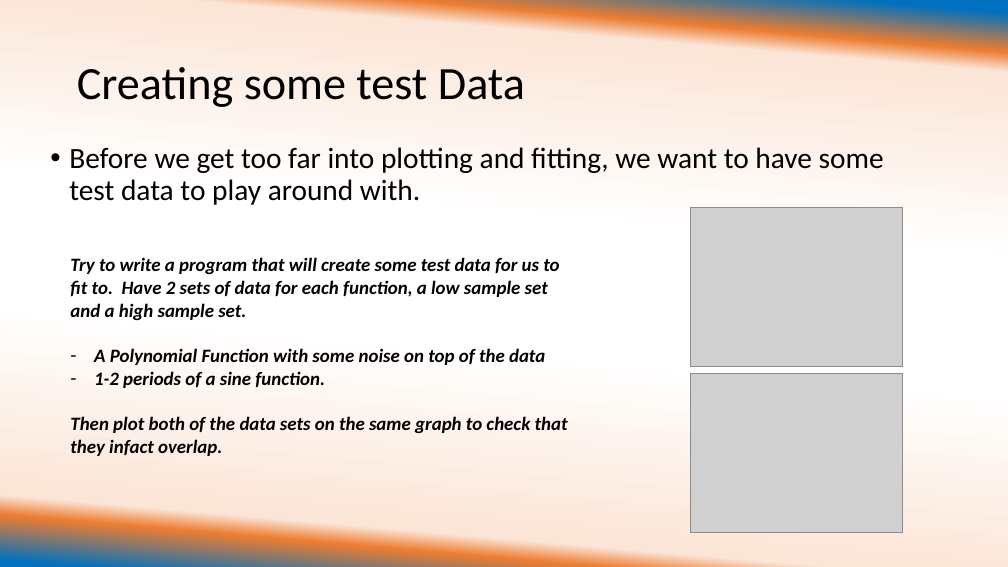
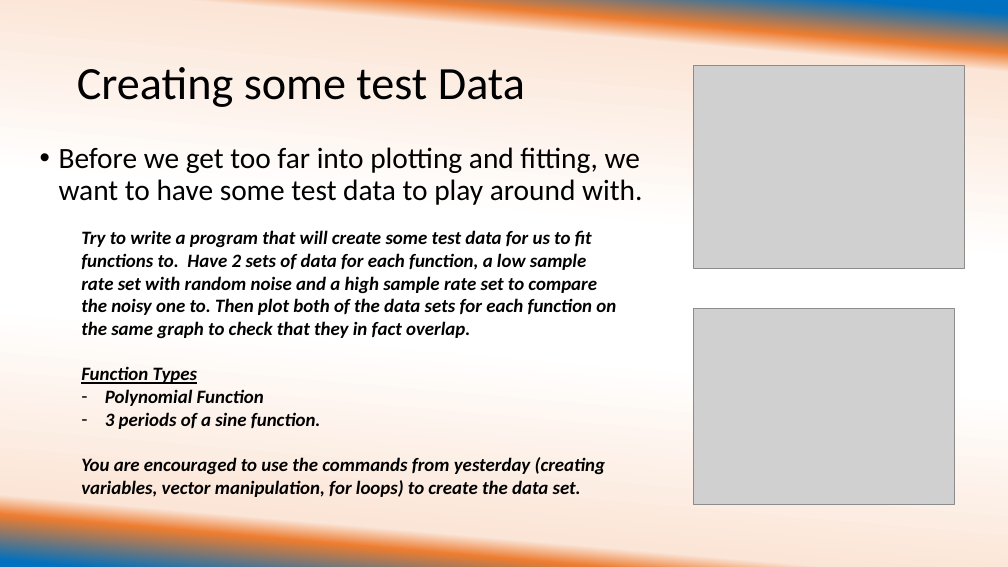
Before and after one commit to ehuemill/Intro-to-Matlab, a slide deck: slide 4 of Day 2 of Crash Course/University of Illinois REU Introduction to Matlab Day.pptx. Drawn at 1008x567 pixels with LibreOffice and Linux fonts; fonts in the diff are those of the drawing; grey boxes stand for pictures. Boxes give left, top, right and bottom in pixels: in the first picture for what was removed or moved away, otherwise in the second. Text is boxed around its words. In the diff, an @@ line names an element or a change of style, - is before the commit and + after.

Commit message:
Finishing Touches on Presentations
I finished up Day 2, changed the spelling of MATLAB to be all caps
throughout, and made sure that the "This is what mine looks like" was
included for each example in both days.

```diff
--- a/Day 2 of Crash Course/University of Illinois REU Introduction to Matlab Day.pptx
+++ b/Day 2 of Crash Course/University of Illinois REU Introduction to Matlab Day.pptx
@@ picture added at <box>694,66,965,268</box> @@
@@ text "Before we get too far ..." rewrapped from <box>69,147,884,205</box> to <box>59,147,642,205</box> @@
@@ picture removed at <box>690,208,903,368</box> @@
@@ text at <box>81,230,616,497</box>: text changed @@
-Try to write a program that will create some test data for us to fit to. Have 2 sets of data for each function, a low sample set and a high sample set.
-– A Polynomial Function with some noise on top of the data
-– 1-2 periods of a sine function.
-Then plot both of the data sets on the same graph to check that they infact overlap.
+Try to write a program that will create some test data for us to fit functions to. Have 2 sets of data for each function, a low sample rate set with random noise and a high sample rate set to compare the noisy one to. Then plot both of the data sets for each function on the same graph to check that they in fact overlap.
+Function Types
+– Polynomial Function
+– 3 periods of a sine function.
+You are encouraged to use the commands from yesterday (creating variables, vector manipulation, for loops) to create the data set.
@@ picture: place and size @@
-picture at <box>690,374,903,533</box>
+picture at <box>694,309,955,504</box>
```
Also in this commit, not shown: 5 other slides changed, 6 slides added, 1 slide removed, 16 other files.
